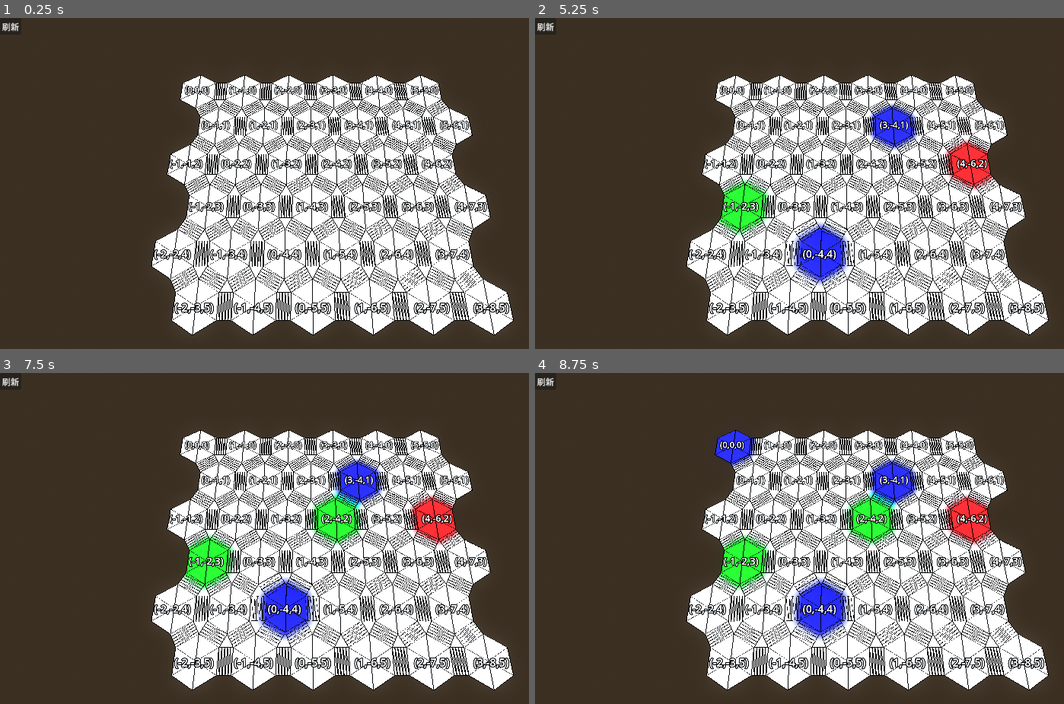
Above: before the commit, frames 1-4 (two rows, left to right).
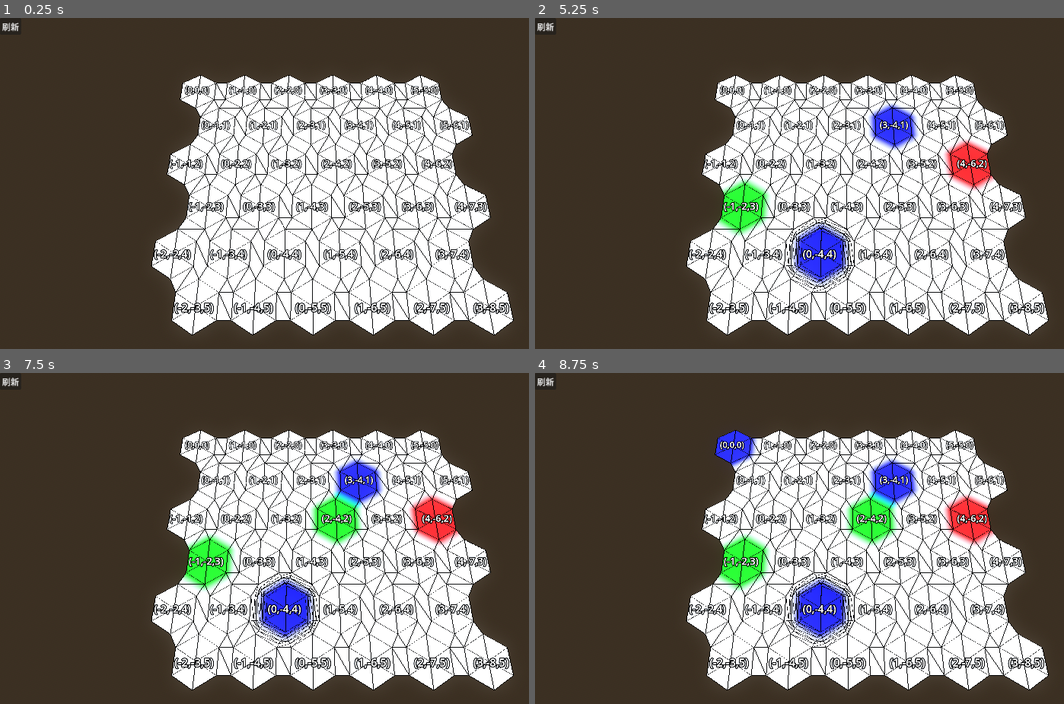
Above: after the commit, the same moments.

Repository: LiGameAcademy/godot_hex_map
Game: Godot game, scene res://scenes/main.tscn
Two runs of this game, one before a commit and one after it. Both use one fixed random seed, a clock stepped at 60 frames per second and the inputs below.
Inputs (mouse positions are in pixels of both pictures, inside the frame that each line leads up to):
- Up to frame 1 (0.25 s): no input
- Up to frame 2 (5.25 s): click "刷新" at 0.5 s; click "刷新" at 1.25 s; click "刷新" at 2 s; tap Enter at 2.75, 4.25 s; move the mouse to (974, 170) at 2.77 s; tap 1 at 2.85 s; click (974, 170) at 2.92 s; tap Space at 3.5, 5 s; move the mouse to (714, 206) at 3.52 s; tap 2 at 3.6 s; click (714, 206) at 3.67 s; move the mouse to (900, 113) at 4.27 s; tap 3 at 4.35 s; click (900, 113) at 4.42 s; move the mouse to (810, 256) at 5.02 s; tap Q at 5.1 s; click (810, 256) at 5.17 s
- Up to frame 3 (7.5 s): tap Enter at 5.75 s; move the mouse to (486, 594) at 5.77 s; tap E at 5.85 s; click (486, 594) at 5.92 s; tap Space at 6.5 s; move the mouse to (121, 492) at 6.52 s; tap 1 at 6.6 s; click (121, 492) at 6.67 s; move the mouse to (333, 545) at 7.27 s; tap 2 at 7.35 s; click (333, 545) at 7.42 s
- Up to frame 4 (8.75 s): move the mouse to (746, 459) at 8.02 s; tap 3 at 8.1 s; click (746, 459) at 8.17 s

The runs differ from the first frame. In frame 1, 4.4% of the frame differs, in the area x 32-91%, y 19-92%; in frame 2, 4.1%; in frame 3, 4.1%; in frame 4, 4.1%.

Commit message:
8-地形海拔：悬崖转角与剖分收敛

Diff:
--- a/scripts/hex_cell.gd
+++ b/scripts/hex_cell.gd
@@ -50,3 +50,14 @@
 ## 上一个方向
 func previous_direction(direction: HexDirection) -> HexDirection:
 	return (direction - 1) % 6 as HexDirection
+
+func get_edge_type(direction: HexDirection) -> HexMetrics.HexEdgeType:
+	var neighbor = get_neighbor(direction)
+	if neighbor == null:
+		return HexMetrics.HexEdgeType.FLAT
+	return HexMetrics.get_edge_type(elevation, neighbor.elevation)
+
+func get_edge_type_by_cell(other_cell: HexCell) -> HexMetrics.HexEdgeType:
+	if not is_instance_valid(other_cell):
+		return HexMetrics.HexEdgeType.FLAT
+	return HexMetrics.get_edge_type(elevation, other_cell.elevation)
--- a/scripts/hex_mesh.gd
+++ b/scripts/hex_mesh.gd
@@ -51,15 +51,26 @@
 	var v4 := v2 + bridge
 	v3.y = neighbor.position.y ; v4.y = v3.y
 
-	#_add_quad([v1, v2, v3, v4], [cell.color, cell.color, neighbor.color, neighbor.color])
-	_triangulate_edge_terraces([v1, v2, v3, v4], cell, neighbor)
+	if cell.get_edge_type(dir_index as HexCell.HexDirection) == HexMetrics.HexEdgeType.SLOPE:
+		_triangulate_edge_terraces([v1, v2, v3, v4], cell, neighbor)
+	else:
+		_add_quad([v1, v2, v3, v4], [cell.color, cell.color, neighbor.color, neighbor.color])
 
 	var next_dir := cell.next_direction(dir_index)
 	var next_neighbor = cell.get_neighbor(next_dir)
 	if is_instance_valid(next_neighbor) and dir_index < HexCell.HexDirection.SE:
 		var v5 := v2 + HexMetrics.get_bridge(next_dir)
 		v5.y = next_neighbor.position.y
-		_add_triangle([v2, v4, v5], [cell.color, neighbor.color, next_neighbor.color])
+		#_add_triangle([v2, v4, v5], [cell.color, neighbor.color, next_neighbor.color])
+		if cell.elevation <= neighbor.elevation:
+			if cell.elevation <= next_neighbor.elevation:
+				_triangulate_corner(v2, v4, v5, cell, neighbor, next_neighbor)
+			else:
+				_triangulate_corner(v5, v2, v4, next_neighbor, cell, neighbor)
+		elif neighbor.elevation <= next_neighbor.elevation:
+			_triangulate_corner(v4, v5, v2, neighbor, next_neighbor, cell)
+		else:
+			_triangulate_corner(v5, v2, v4, next_neighbor, cell, neighbor)
 
 func _triangulate_edge_terraces(vertices: PackedVector3Array, begin_cell: HexCell, end_cell: HexCell) -> void:
 	var begin_color := begin_cell.color
@@ -79,6 +90,92 @@
 		c2 = HexMetrics.terrace_lerp_color(begin_cell.color, end_cell.color, i)
 		_add_quad([v1, v2, v3, v4], [c1, c1, c2, c2])
 	_add_quad([v3, v4, vertices[2], vertices[3]], [c2, c2, end_color, end_color])
+
+func _triangulate_corner(
+		bottom_v: Vector3, left_v: Vector3, right_v: Vector3,
+		bottom_cell: HexCell, left_cell: HexCell, right_cell: HexCell) -> void:
+	var left_edge_type := bottom_cell.get_edge_type_by_cell(left_cell)
+	var right_edge_type := bottom_cell.get_edge_type_by_cell(right_cell)
+
+	if left_edge_type == HexMetrics.HexEdgeType.SLOPE:
+		if right_edge_type == HexMetrics.HexEdgeType.SLOPE:
+			_triangulate_corner_terraces(bottom_v, left_v, right_v, bottom_cell, left_cell, right_cell)
+		elif right_edge_type == HexMetrics.HexEdgeType.FLAT:
+			_triangulate_corner_terraces(left_v, right_v, bottom_v, left_cell, right_cell, bottom_cell)
+		else:
+			_triangulate_corner_terraces_cliff(bottom_v, left_v, right_v, bottom_cell, left_cell, right_cell)
+	elif right_edge_type == HexMetrics.HexEdgeType.SLOPE:
+		if left_edge_type == HexMetrics.HexEdgeType.FLAT:
+			_triangulate_corner_terraces(right_v, bottom_v, left_v, right_cell, bottom_cell, left_cell)
+		else:
+			_triangulate_corner_cliff_terraces(bottom_v, left_v, right_v, bottom_cell, left_cell, right_cell)
+	elif left_cell.get_edge_type_by_cell(right_cell) == HexMetrics.HexEdgeType.SLOPE:
+		if left_cell.elevation <= right_cell.elevation:
+			_triangulate_corner_cliff_terraces(right_v, bottom_v, left_v, right_cell, bottom_cell, left_cell)
+		else:
+			_triangulate_corner_terraces_cliff(left_v, right_v, bottom_v, left_cell, right_cell, bottom_cell)
+	else:
+		# 涵盖了我们尚未讨论过的所有剩余情况，包括 FFF、CCF、CCCR 和 CCCL。它们都用一个三角形表示
+		_add_triangle([bottom_v, left_v, right_v], [bottom_cell.color, left_cell.color, right_cell.color])
+
+func _triangulate_corner_terraces(
+		begin_v: Vector3, left_v: Vector3, right_v: Vector3,
+		begin_cell: HexCell, left_cell: HexCell, right_cell: HexCell) -> void:
+	var v3 = HexMetrics.terrace_lerp(begin_v, left_v, 1);
+	var v4 = HexMetrics.terrace_lerp(begin_v, right_v, 1)
+	var c3 = HexMetrics.terrace_lerp_color(begin_cell.color, left_cell.color, 1)
+	var c4 = HexMetrics.terrace_lerp_color(begin_cell.color, right_cell.color, 1)
+
+	_add_triangle([begin_v, v3, v4], [begin_cell.color, c3, c4])
+	for i in range(2, HexMetrics.TERRACE_STEPS):
+		var v1 = v3; var v2 = v4
+		var c1 = c3; var c2 = c4
+		v3 = HexMetrics.terrace_lerp(begin_v, left_v, i)
+		v4 = HexMetrics.terrace_lerp(begin_v, right_v, i)
+		c3 = HexMetrics.terrace_lerp_color(begin_cell.color, left_cell.color, i)
+		c4 = HexMetrics.terrace_lerp_color(begin_cell.color, right_cell.color, i)
+		_add_quad([v1, v2, v3, v4], [c1, c2, c3, c4])
+	_add_quad([v3, v4, left_v, right_v], [c3, c4, left_cell.color, right_cell.color])
+
+func _triangulate_corner_terraces_cliff(
+		begin_v: Vector3, left_v: Vector3, right_v: Vector3,
+		begin_cell: HexCell, left_cell: HexCell, right_cell: HexCell) -> void:
+	var b : float = absf(1.0 / (right_cell.elevation - begin_cell.elevation))
+	var boundary : Vector3 = begin_v.lerp(right_v, b)
+	var boundary_color : Color = begin_cell.color.lerp(right_cell.color, b)
+	_triangulate_boundary_triangle(begin_v, left_v, boundary, begin_cell.color, left_cell.color, boundary_color)
+	if left_cell.get_edge_type_by_cell(right_cell) == HexMetrics.HexEdgeType.SLOPE:
+		_triangulate_boundary_triangle(left_v, right_v, boundary, left_cell.color, right_cell.color, boundary_color)
+	else:
+		_add_triangle([left_v, right_v, boundary], [left_cell.color, right_cell.color, boundary_color])
+
+func _triangulate_corner_cliff_terraces(
+		begin_v: Vector3, left_v: Vector3, right_v: Vector3,
+		begin_cell: HexCell, left_cell: HexCell, right_cell: HexCell) -> void:
+	var b : float = abs(1.0 / (left_cell.elevation - begin_cell.elevation))
+	var boundary : Vector3 = begin_v.lerp(left_v, b)
+	var boundary_color : Color = begin_cell.color.lerp(left_cell.color, b)
+
+	_triangulate_boundary_triangle(right_v, begin_v, boundary, right_cell.color, begin_cell.color, boundary_color)
+	if left_cell.get_edge_type_by_cell(right_cell) == HexMetrics.HexEdgeType.SLOPE:
+		_triangulate_boundary_triangle(left_v, right_v, boundary, left_cell.color, right_cell.color, boundary_color)
+	else:
+		_add_triangle([left_v, right_v, boundary], [left_cell.color, right_cell.color, boundary_color])
+
+func _triangulate_boundary_triangle(
+		begin_v: Vector3, left_v: Vector3, boundary_v: Vector3,
+		begin_color: Color, left_color: Color, boundary_color: Color) -> void:
+	var v2 := HexMetrics.terrace_lerp(begin_v, left_v, 1)
+	var c2 := HexMetrics.terrace_lerp_color(begin_color, left_color, 1)
+	_add_triangle([begin_v, v2, boundary_v], [begin_color, c2, boundary_color])
+
+	for i in range(2, HexMetrics.TERRACE_STEPS):
+		var v1 = v2; var c1 = c2
+		v2 = HexMetrics.terrace_lerp(begin_v, left_v, i)
+		c2 = HexMetrics.terrace_lerp_color(begin_color, left_color, i)
+		_add_triangle([v1, v2, boundary_v], [c1, c2, boundary_color])
+
+	_add_triangle([v2, left_v, boundary_v], [c2, left_color, boundary_color])
 
 func _add_triangle(vertices: PackedVector3Array, colors: PackedColorArray) -> void:
 	for i in range(3):
--- a/scripts/hex_metrics.gd
+++ b/scripts/hex_metrics.gd
@@ -1,5 +1,11 @@
 extends Object
 class_name HexMetrics
+
+enum HexEdgeType {
+	FLAT, 	## 平坦
+	SLOPE, 	## 斜坡
+	CLIFF, 	## 悬崖
+}
 
 const OUTER_RADIUS := 10.0
 # 根号3除以2 约等于 0.866025404
@@ -66,3 +72,11 @@
 static func terrace_lerp_color(a: Color, b: Color, step: int) -> Color:
 	var h := step * HORIZONTAL_TERRACE_STEP_SIZE
 	return a.lerp(b, h)
+
+static func get_edge_type(elevation_a: int, elevation_b: int) -> HexEdgeType:
+	if elevation_a == elevation_b:
+		return HexEdgeType.FLAT
+	var delta : int = absi(elevation_b - elevation_a)
+	if delta == 1:
+		return HexEdgeType.SLOPE
+	return HexEdgeType.CLIFF
